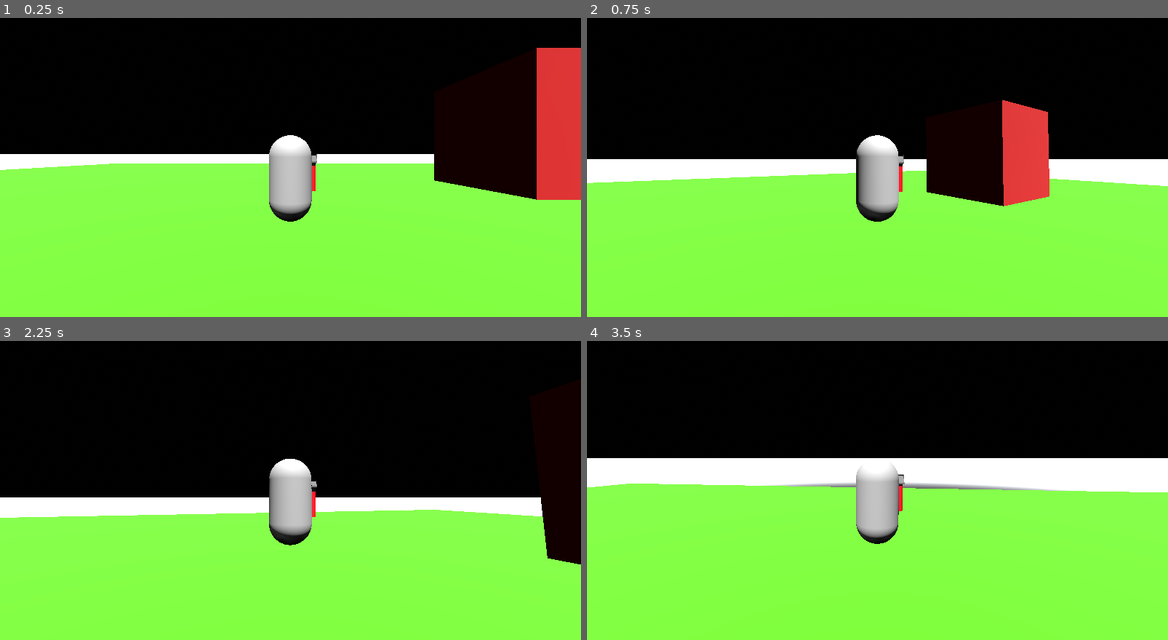
Above: before the commit, frames 1-4 (two rows, left to right).
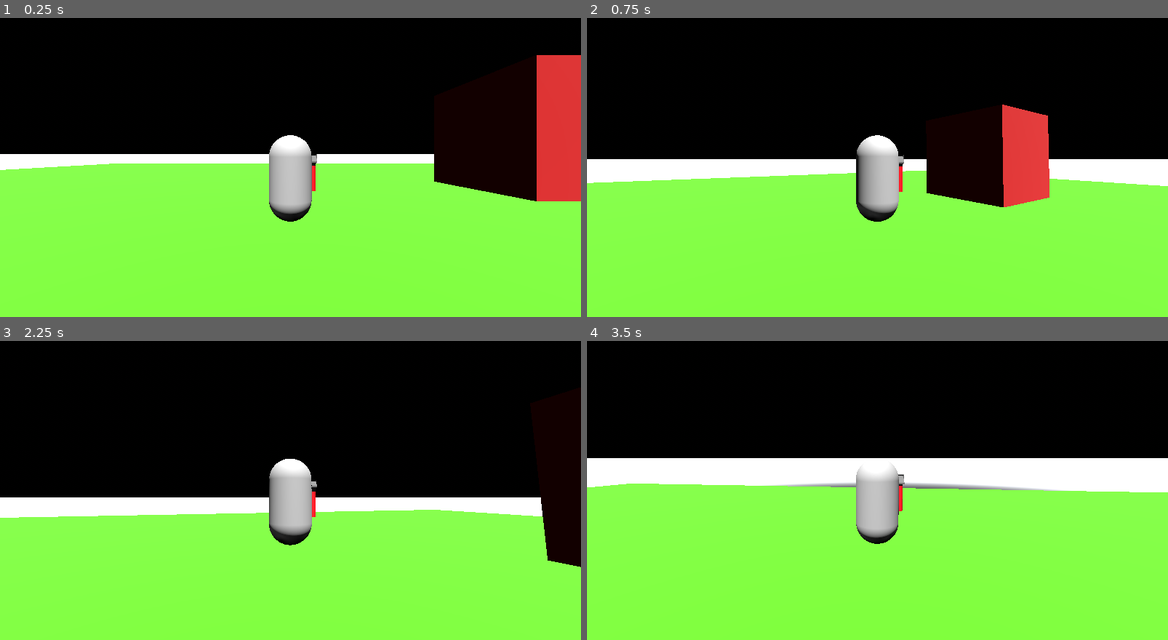
Above: after the commit, the same moments.

Repository: benjsho/MoreHackNC
Game: Godot game, scene res://materials/spaceworld.tscn
Two runs of this game, one before a commit and one after it. Both use one fixed random seed, a clock stepped at 60 frames per second and the inputs below. The project has no main scene, so this scene is started directly.
Inputs (mouse positions are in pixels of both pictures, inside the frame that each line leads up to):
- Up to frame 1 (0.25 s): no input
- Up to frame 2 (0.75 s): tap Enter (ui_accept) at 0.5 s; move the mouse to (906, 152) at 0.52 s; hold W (forward) from 0.53 s (still down)
- Up to frame 3 (2.25 s): keep holding W (forward); tap Enter (ui_accept) at 0.77, 1.52 s; move the mouse to (261, 478) at 1.27 s; move the mouse to (302, 469) at 2.02 s
- Up to frame 4 (3.5 s): keep holding W (forward); tap Enter (ui_accept) at 2.75, 3.02 s; move the mouse to (871, 481) at 2.77 s

The runs differ from the first frame. In frame 1, 0.3% of the frame differs, in the area x 74-100%, y 9-62%; in frame 2, 0.2%; in frame 3, less than 0.1%; in frame 4, nothing differs.

Commit message:
bruh
bruh

Diff:
--- a/materials/spaceworld.tscn
+++ b/materials/spaceworld.tscn
@@ -22,18 +22,18 @@
 
 [node name="CSGBox3D" type="CSGBox3D" parent="."]
 transform = Transform3D(55.7207, 0, 0, 0, 55.7207, 0, 0, 0, 55.7207, -0.0201635, -2.22266, -0.0714474)
-material_override = ExtResource("1_itbuv")
+material_override = ExtResource("1_jpfi8")
 use_collision = true
 size = Vector3(1, 0.0814209, 1)
 
-[node name="Player" parent="." instance=ExtResource("1_wojd5")]
+[node name="Player" parent="." instance=ExtResource("2_35hte")]
 transform = Transform3D(1, 0, 0, 0, 1, 0, 0, 0, 1, 0.0499067, 0.928768, 0.144825)
 
 [node name="WorldEnvironment" type="WorldEnvironment" parent="."]
 environment = SubResource("Environment_0s4h5")
 
-[node name="CSGBox3D2" parent="." instance=ExtResource("3_6ied0")]
-transform = Transform3D(4.97565, 0, 0, 0, 4.97565, 0, 0, 0, 4.97565, 10.6259, 2.59517, -4.32904)
+[node name="CSGBox3D2" parent="." instance=ExtResource("3_po2eb")]
+transform = Transform3D(4.97565, 0, 0, 0, 4.97565, 0, 0, 0, 4.97565, 10.6259, 2.37472, -4.32904)
 
 [node name="DirectionalLight3D" type="DirectionalLight3D" parent="."]
 transform = Transform3D(1, 0, 0, 0, 0.45203, 0.892003, 0, -0.892003, 0.45203, 0, 6.18871, 0)
Not shown: 1 places in materials/spaceworld.tscn that only renumber resources
